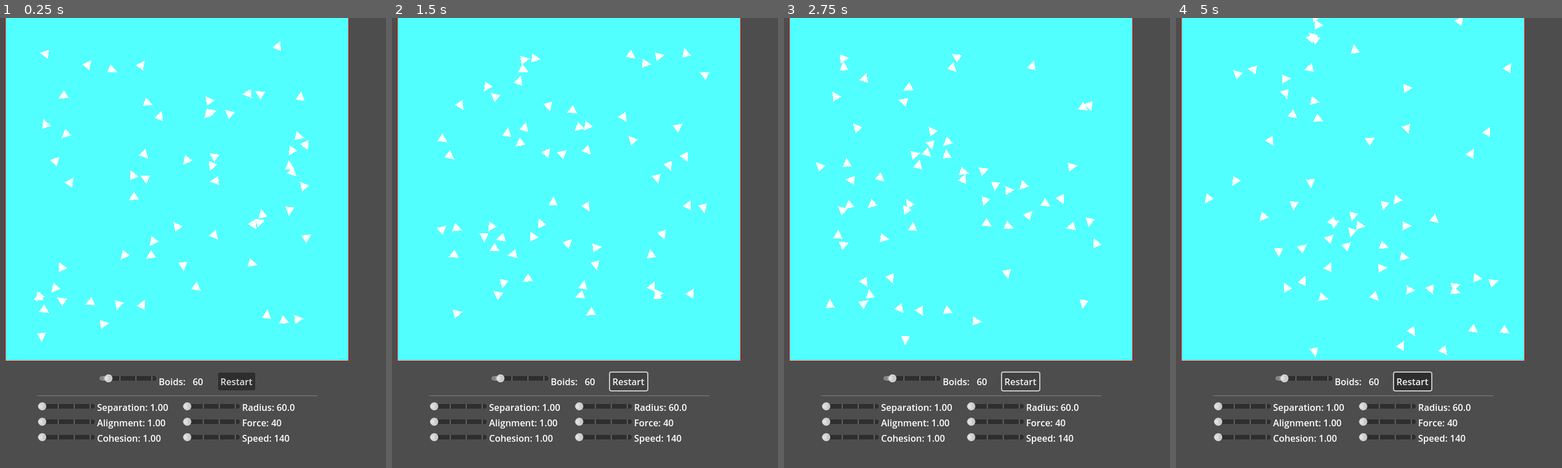
Above: before the commit, frames 1-4 (left to right).
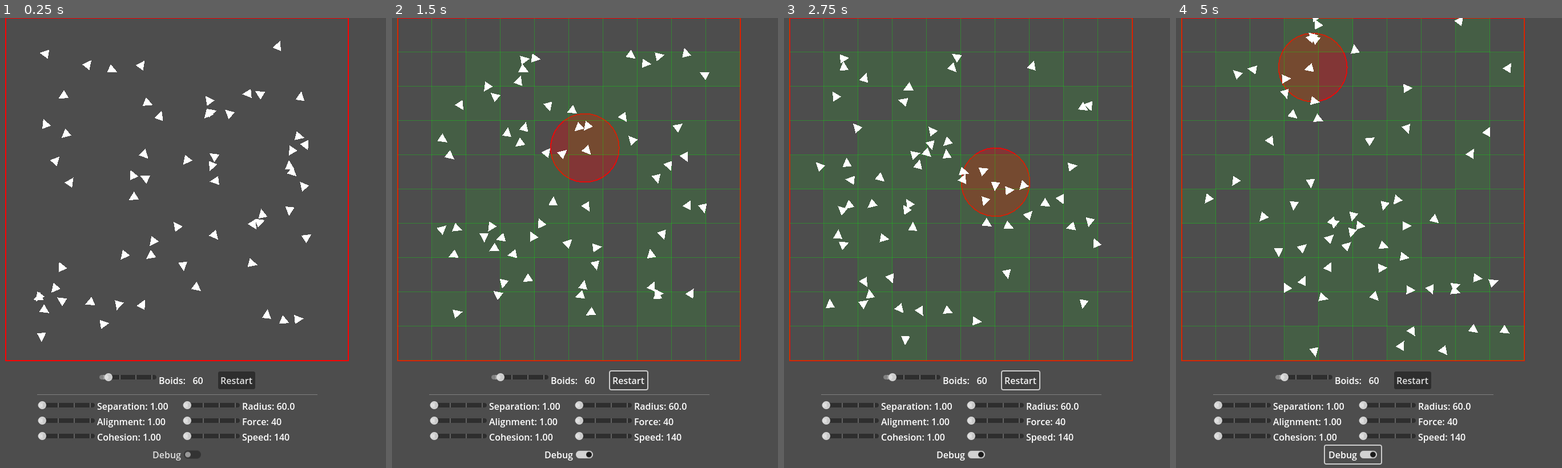
Above: after the commit, the same moments.

Repository: Loethor/boids-gdt
Game: Godot game, scene res://main.tscn
Same seed, same stepped clock (60 frames per second), same inputs: the game is played once before the commit and once after it.
Inputs (mouse positions are in pixels of both pictures, inside the frame that each line leads up to):
- Up to frame 1 (0.25 s): no input
- Up to frame 2 (1.5 s): click (569, 454) at 0.5 s, where only the run after the commit has a clickable "Debug"; click "Restart" at 1.25 s
- Up to frame 3 (2.75 s): click "Restart" at 2 s
- Up to frame 4 (5 s): click "Restart" at 2.75 s; click (1353, 454) at 3.5 s, where only the run after the commit has a clickable "Debug"; click (1353, 454) at 4.25 s, where only the run after the commit has a clickable "Debug"

The runs differ from the first frame. In frame 1, 68% of the frame differs, in the area x 1-91%, y 0-99%; in frame 2, 68%; in frame 3, 68%; in frame 4, 68%, in the area x 1-91%, y 0-100%.

Commit message:
Add debugging visualization

Diff:
--- a/main.gd
+++ b/main.gd
@@ -47,6 +47,7 @@
 
 var update_frequency := 2  # Update every frame by default
 var frame_counter := 0
+var is_debug_enabled := false
 
 func _ready():
 	number_of_boids.value = BOID_COUNT
@@ -56,6 +57,7 @@
 	_init_boid_data()
 	_init_multimesh()
 	_update_rotation_and_position_drawn()
+	queue_redraw()
 
 func _init_boid_data():
 	for i in BOID_COUNT:
@@ -78,6 +80,8 @@
 	if frame_counter % update_frequency == 0:
 		_update_boid_positions_and_velocities(delta)
 		_update_rotation_and_position_drawn()
+		if is_debug_enabled:
+			queue_redraw()
 
 func _build_spatial_grid():
 	var cell_size: float = max(NEIGHBOR_RADIUS, 50.0)
@@ -169,6 +173,33 @@
 
 func _draw():
 	draw_rect(Rect2(BOX_TOPLEFT, Vector2(BOX_SIZE, BOX_SIZE)), Color.RED, false, 2.0)
+
+	if is_debug_enabled and BOID_COUNT > 0:
+		# Draw neighbor radius circle around first boid
+		draw_circle(positions[0], NEIGHBOR_RADIUS, Color(1, 0, 0, 0.3))
+		draw_arc(positions[0], NEIGHBOR_RADIUS, 0, TAU, 32, Color(1, 0, 0, 0.8), 2.0)
+
+		# Draw spatial grid partitioning
+		var cell_size: float = max(NEIGHBOR_RADIUS, 50.0)
+		var cols: int = int(BOX_SIZE / cell_size) + 1
+		var rows: int = int(BOX_SIZE / cell_size) + 1
+
+		# Draw vertical grid lines
+		for i in range(cols):
+			var x: float = BOX_TOPLEFT.x + i * cell_size
+			draw_line(Vector2(x, BOX_TOPLEFT.y), Vector2(x, BOX_TOPLEFT.y + BOX_SIZE), Color(0, 1, 0, 0.3), 1.0)
+
+		# Draw horizontal grid lines
+		for i in range(rows):
+			var y: float = BOX_TOPLEFT.y + i * cell_size
+			draw_line(Vector2(BOX_TOPLEFT.x, y), Vector2(BOX_TOPLEFT.x + BOX_SIZE, y), Color(0, 1, 0, 0.3), 1.0)
+
+		# Highlight cells that contain boids
+		for cell_coord in grid:
+			if grid[cell_coord].size() > 0:
+				var cell_x: float = BOX_TOPLEFT.x + cell_coord.x * cell_size
+				var cell_y: float = BOX_TOPLEFT.y + cell_coord.y * cell_size
+				draw_rect(Rect2(cell_x, cell_y, cell_size, cell_size), Color(0, 1, 0, 0.1), true)
 
 func _make_boid_mesh() -> ArrayMesh:
 
@@ -256,3 +287,10 @@
 func _on_radius_slider_value_changed(value: float) -> void:
 	NEIGHBOR_RADIUS = value
 	radius_label.text = "Radius: %s" % str(NEIGHBOR_RADIUS)
+	if is_debug_enabled:
+		queue_redraw()  # Update debug circle radius
+
+
+func _on_debug_button_toggled(toggled_on: bool) -> void:
+	is_debug_enabled = toggled_on
+	queue_redraw()  # Redraw to show/hide debug circle immediately
--- a/main.tscn
+++ b/main.tscn
@@ -6,6 +6,7 @@
 script = ExtResource("1_ig7tw")
 
 [node name="Background" type="ColorRect" parent="."]
+visible = false
 offset_left = 100.0
 offset_right = 700.0
 offset_bottom = 600.0
@@ -28,10 +29,10 @@
 anchor_top = 1.0
 anchor_right = 0.5
 anchor_bottom = 1.0
-offset_left = -244.5
-offset_top = -165.0
-offset_right = 244.5
-offset_bottom = -53.0
+offset_left = -244.0
+offset_top = -181.0
+offset_right = 245.0
+offset_bottom = -20.0
 grow_horizontal = 2
 grow_vertical = 0
 
@@ -185,6 +186,14 @@
 layout_mode = 2
 text = "Velocity"
 vertical_alignment = 1
+
+[node name="CenterContainer" type="CenterContainer" parent="CanvasLayer/Control/VBoxContainer2"]
+layout_mode = 2
+
+[node name="DebugButton" type="CheckButton" parent="CanvasLayer/Control/VBoxContainer2/CenterContainer"]
+unique_name_in_owner = true
+layout_mode = 2
+text = "Debug"
 
 [connection signal="value_changed" from="CanvasLayer/Control/VBoxContainer2/HBoxContainer2/NumberOfBoids" to="." method="_on_number_of_boids_value_changed"]
 [connection signal="pressed" from="CanvasLayer/Control/VBoxContainer2/HBoxContainer2/RestartSimulationButton" to="." method="_on_restart_simulation_button_pressed"]
@@ -194,3 +203,4 @@
 [connection signal="value_changed" from="CanvasLayer/Control/VBoxContainer2/HBoxContainer/VBoxContainer2/HBoxContainer/RadiusSlider" to="." method="_on_radius_slider_value_changed"]
 [connection signal="value_changed" from="CanvasLayer/Control/VBoxContainer2/HBoxContainer/VBoxContainer2/Force/ForceSlider" to="." method="_on_force_slider_value_changed"]
 [connection signal="value_changed" from="CanvasLayer/Control/VBoxContainer2/HBoxContainer/VBoxContainer2/Velocity/VelocitySlider" to="." method="_on_velocity_slider_value_changed"]
+[connection signal="toggled" from="CanvasLayer/Control/VBoxContainer2/CenterContainer/DebugButton" to="." method="_on_debug_button_toggled"]
